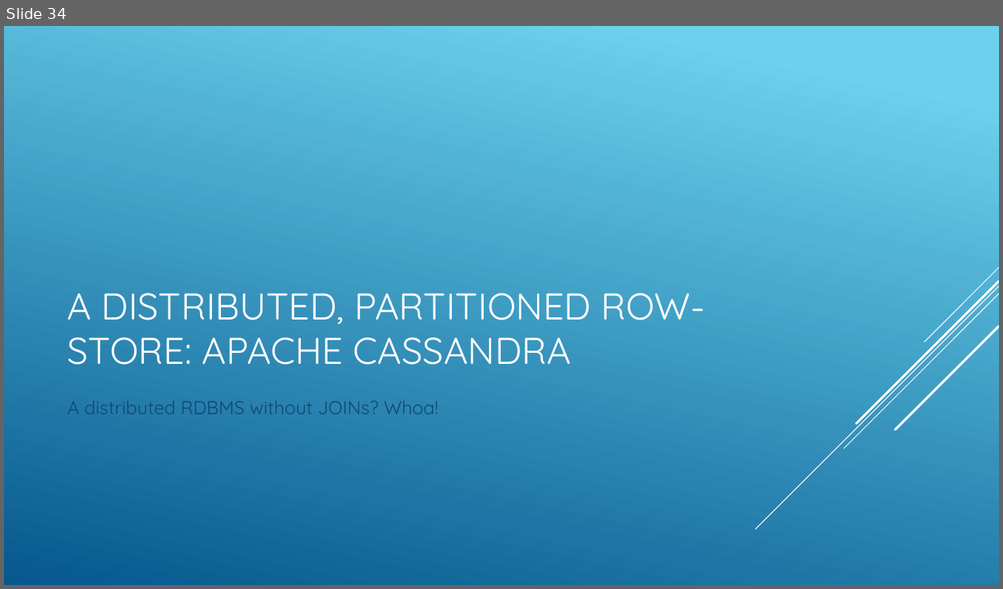
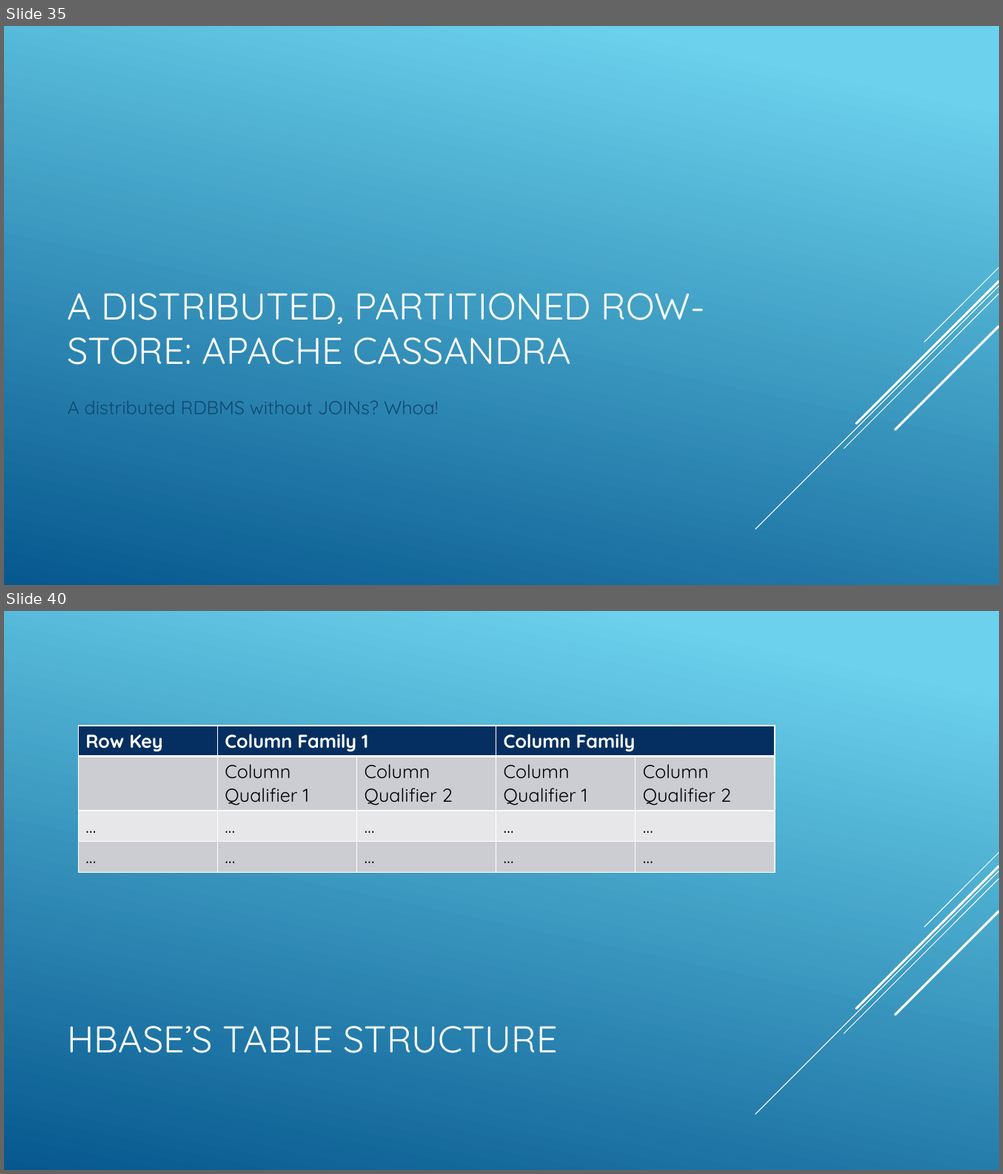
Before and after one commit to jbreyer/Polyglot, a slide deck: Polyglot Persistence and NOSQL.pptx. Shown one above the other, each under a label of ours: slide 34 before the commit, slides 35 and 40 after it; the slides between them are not shown. The pictures are 1003x589 and 1003x1174 pixels, drawn with LibreOffice and Linux fonts; fonts in the diff are those of the drawing. Boxes give left, top, right and bottom in pixels: in the first picture for what was removed or moved away, otherwise in the second. Text is boxed around its words. In the diff, an @@ line names an element or a change of style, - is before the commit and + after.

```diff
--- a/Polyglot Persistence and NOSQL.pptx
+++ b/Polyglot Persistence and NOSQL.pptx
@@ slide 40 added at [4,611,999,1170], background gradient #6ED2EB to #06588E; not listed: 5 template elements that a slide beside it also shows @@
@@ table added at [78,726,776,869], 4 rows, 5 columns @@
+Row Key | Column Family 1 |  | Column Family | 
+ | Column Qualifier 1 | Column Qualifier 2 | Column Qualifier 1 | Column Qualifier 2
+… | ... | … | … | …
+… | … | … | … | …
@@ title added at [68,1026,558,1054], 36 pt, text #FFFFFF @@
+HBASE’S TABLE STRUCTURE
@@ what was slide 34 is now slide 35 @@
```
Also in this commit, not shown: 6 slides changed, 19 other slides added, 1 slide removed.
